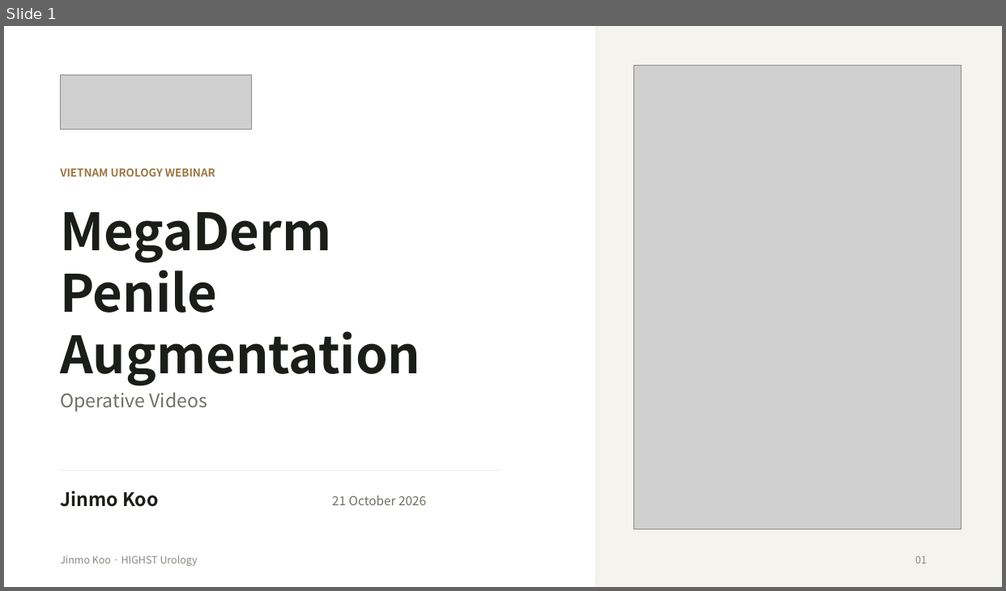
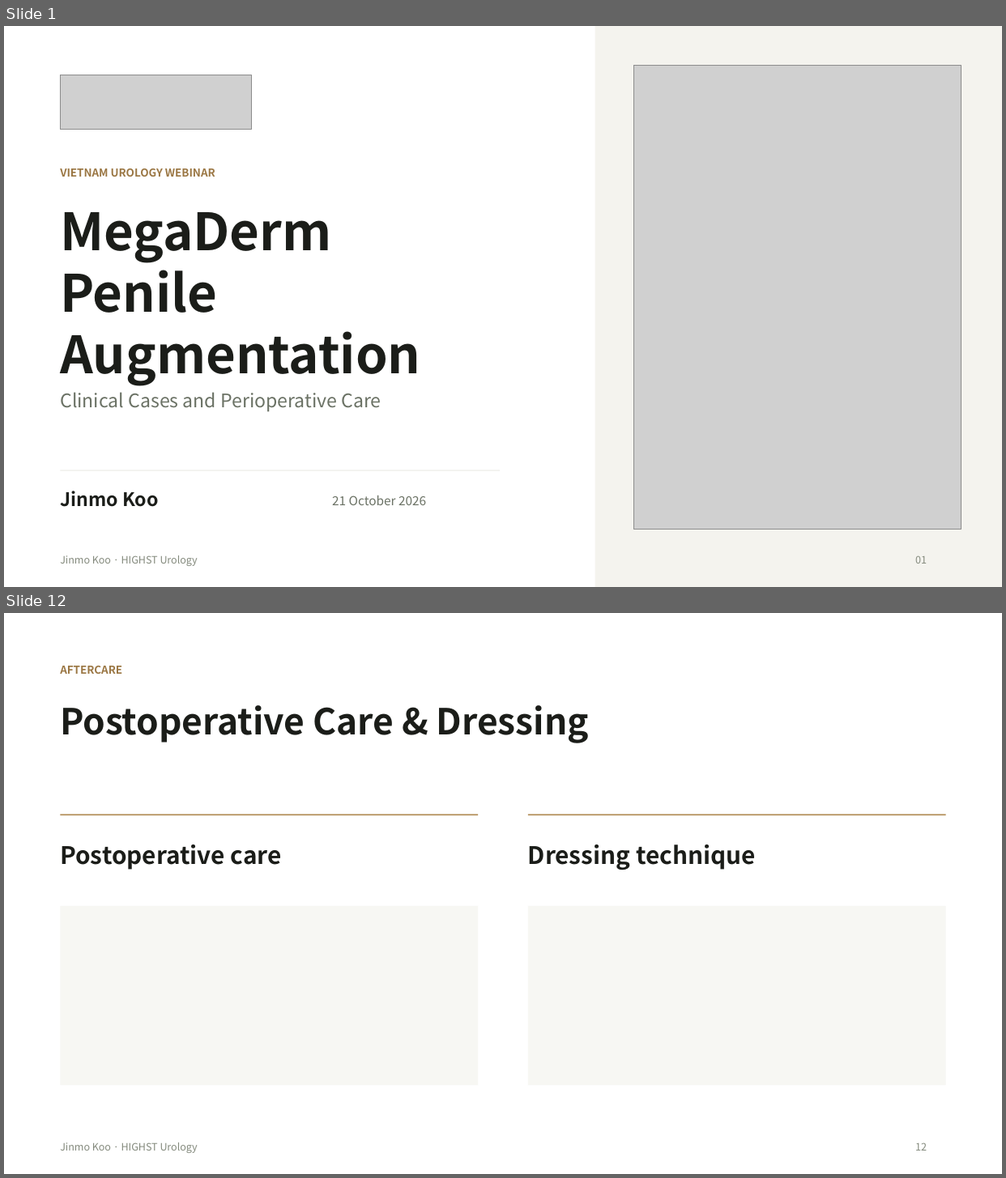
Before and after one commit to notoow/vietnam-urology-webinar, a slide deck: downloads/highst-perioperative-webinar.pptx. Shown one above the other, each under a label of ours: slide 1 before the commit, slides 1 and 12 after it; the slides between them are not shown. The pictures are 1006x591 and 1006x1178 pixels, drawn with LibreOffice and Linux fonts; fonts in the diff are those of the drawing; grey boxes stand for pictures. Boxes give left, top, right and bottom in pixels: in the first picture for what was removed or moved away, otherwise in the second. Text is boxed around its words. In the diff, an @@ line names an element or a change of style, - is before the commit and + after.

Commit message:
Restructure webinar to supplied PDF outline with five blank case videos

```diff
--- a/downloads/highst-perioperative-webinar.pptx
+++ b/downloads/highst-perioperative-webinar.pptx
@@ slide 12 added at (4,613,1002,1174), background #FFFFFF @@
@@ text added at (60,666,122,674), 10.5 pt, text #9B7744, bold @@
+AFTERCARE
@@ text added at (60,705,589,743), 34.5 pt, text #1B1D19, bold @@
+Postoperative Care & Dressing
@@ rectangle added at (60,815,478,815), fill #B5915D @@
@@ rectangle added at (528,815,946,815), fill #B5915D @@
@@ text added at (60,845,282,870), 23.2 pt, text #1B1D19, bold @@
+Postoperative care
@@ text added at (528,845,756,871), 23.2 pt, text #1B1D19, bold @@
+Dressing technique
@@ rectangle added at (60,906,478,1086), fill #F7F7F3 @@
@@ rectangle added at (528,906,946,1086), fill #F7F7F3 @@
@@ text added at (60,1143,198,1153), 9.8 pt, text #858B7E @@
+Jinmo Koo · HIGHST Urology
@@ text added at (915,1143,927,1151), 9.8 pt, text #858B7E @@
+12
@@ slide 1 changed as well @@
@@ text at (60,392,381,412): text changed @@
-Operative Videos
+Clinical Cases and Perioperative Care
```
Also in this commit, not shown: 4 other slides changed, 7 other slides added, 2 slides removed, 8 other files.
